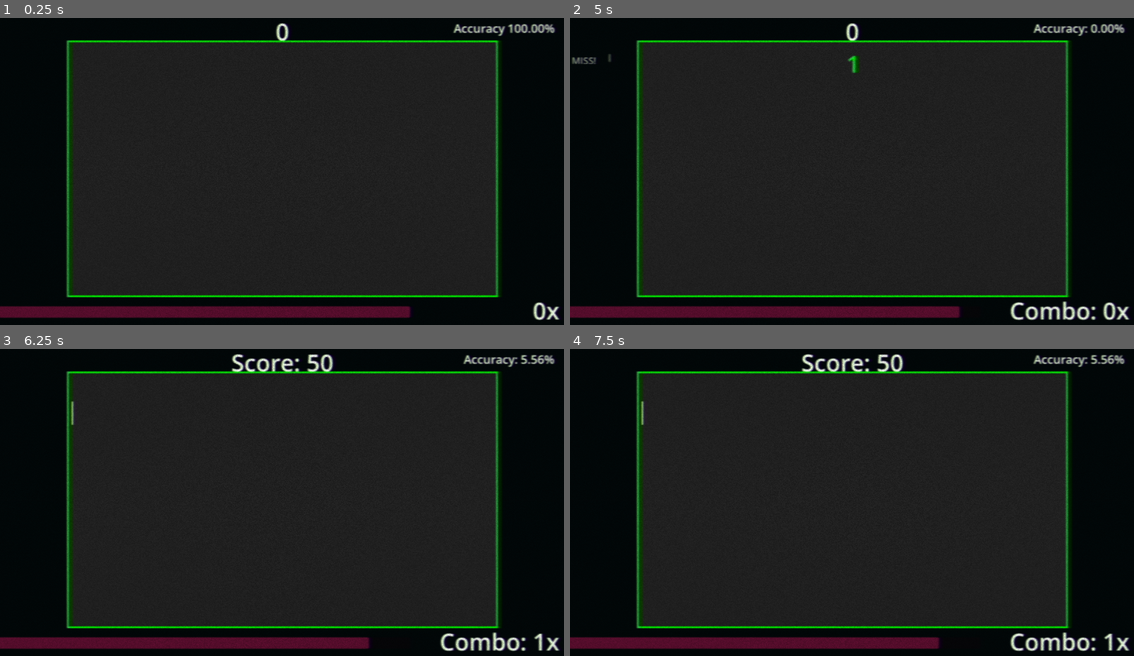
Above: before the commit, frames 1-4 (two rows, left to right).
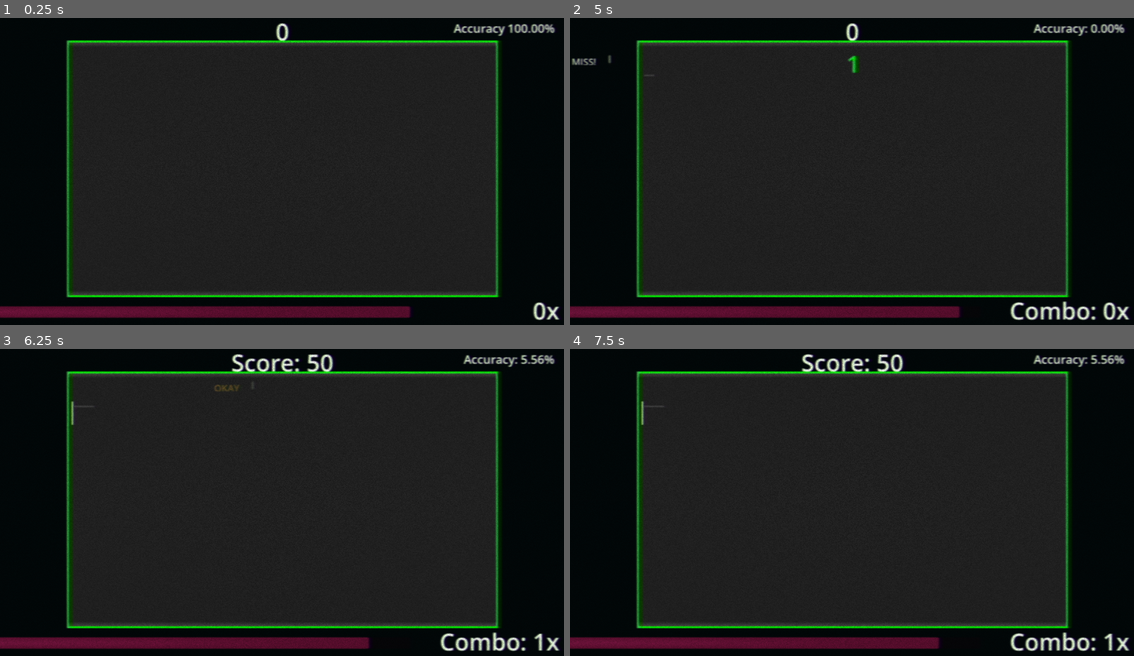
Above: after the commit, the same moments.

Repository: joeljanzen/Bitstreamer
Game: Godot game, scene res://Scenes/level.tscn
Same seed, same stepped clock (60 frames per second), same inputs: the game is played once before the commit and once after it.
Inputs:
- Up to frame 1 (0.25 s): no input
- Up to frame 2 (5 s): tap Enter (enter) at 0.5, 0.6, 1.55, 2, 2.3, 2.85, 3.5, 3.8, 4.55 s; tap Space at 1.25, 2.75 s; tap 0 (0 bit) at 1.35 s; tap 1 (1 bit) at 2.1 s; tap W (spawn 0 bit) at 3.6 s; tap Q (spawn 1 bit) at 4.35 s
- Up to frame 3 (6.25 s): tap E (spawn enter) at 5.1 s; tap Enter (enter) at 5.3, 5.85 s
- Up to frame 4 (7.5 s): tap Space at 6.5 s; tap 0 (0 bit) at 6.6 s; tap Enter (enter) at 6.8 s; tap 1 (1 bit) at 7.35 s

The runs differ from the first frame. In frame 1, 1.0% of the frame differs, in the area x 12-89%, y 7-91%; in frame 2, 1.1%, in the area x 0-89%, y 7-91%; in frame 3, 1.0%; in frame 4, 1.0%.

Commit message:
Colouring changes, and missed bits add text too

Diff:
--- a/Scenes/bit_click_effect.tscn
+++ b/Scenes/bit_click_effect.tscn
@@ -32,7 +32,7 @@
 
 [sub_resource type="Animation" id="Animation_ys6vb"]
 resource_name = "fade"
-length = 0.5
+length = 0.6
 tracks/0/type = "value"
 tracks/0/imported = false
 tracks/0/enabled = true
@@ -40,7 +40,7 @@
 tracks/0/interp = 1
 tracks/0/loop_wrap = true
 tracks/0/keys = {
-"times": PackedFloat32Array(0, 0.28),
+"times": PackedFloat32Array(0, 0.56666666),
 "transitions": PackedFloat32Array(1, 1),
 "update": 0,
 "values": [Color(1, 1, 1, 1), Color(1, 1, 1, 0)]
@@ -52,10 +52,10 @@
 tracks/1/interp = 1
 tracks/1/loop_wrap = true
 tracks/1/keys = {
-"times": PackedFloat32Array(0, 0.3),
+"times": PackedFloat32Array(0, 0.6),
 "transitions": PackedFloat32Array(1, 1),
 "update": 0,
-"values": [Vector2(-87.5, 0), Vector2(-87.5, -30)]
+"values": [Vector2(-87.5, 0), Vector2(-87.5, -40)]
 }
 
 [sub_resource type="AnimationLibrary" id="AnimationLibrary_avm3i"]
--- a/Scenes/level_ui.tscn
+++ b/Scenes/level_ui.tscn
@@ -2,6 +2,17 @@
 
 [ext_resource type="Script" uid="uid://d3chuwhhnot0" path="res://Scripts/UI/level_ui.gd" id="1_4mllq"]
 [ext_resource type="Theme" uid="uid://c7c1pti6lqmg4" path="res://Resources/Themes/bit_font.tres" id="1_gw16p"]
+
+[sub_resource type="Gradient" id="Gradient_bfqwx"]
+colors = PackedColorArray(1, 1, 1, 1, 0, 0, 0, 1)
+
+[sub_resource type="GradientTexture2D" id="GradientTexture2D_xdjqv"]
+gradient = SubResource("Gradient_bfqwx")
+width = 2000
+height = 40
+fill = 1
+fill_from = Vector2(0, 0.5)
+fill_to = Vector2(0.5, 0.5)
 
 [node name="LevelUI" type="Control" unique_id=1794658101]
 layout_mode = 3
@@ -60,7 +71,7 @@
 horizontal_alignment = 2
 
 [node name="ProgramHealth" type="ProgressBar" parent="CanvasLayer" unique_id=1030218865]
-modulate = Color(0.8586971, 0.13531822, 0.42327917, 1)
+modulate = Color(0.85882354, 0.13725491, 0.42352942, 1)
 anchors_preset = 2
 anchor_top = 1.0
 anchor_bottom = 1.0
@@ -74,3 +85,10 @@
 value = 100.0
 rounded = true
 show_percentage = false
+
+[node name="Barlight2" type="PointLight2D" parent="CanvasLayer/ProgramHealth" unique_id=122787077]
+position = Vector2(1000, 20)
+color = Color(0.9855049, 0.16399086, 0.37631115, 1)
+energy = 5.0
+texture = SubResource("GradientTexture2D_xdjqv")
+height = 1.0
--- a/Scenes/play_area.tscn
+++ b/Scenes/play_area.tscn
@@ -69,7 +69,7 @@
 [sub_resource type="GradientTexture2D" id="GradientTexture2D_27jp8"]
 gradient = SubResource("Gradient_bfqwx")
 width = 1458
-height = 32
+height = 18
 fill_from = Vector2(0.5, 0)
 fill_to = Vector2(0.5, 1)
 
@@ -121,19 +121,17 @@
 autoplay = "flicker"
 
 [node name="Barlight1" type="PointLight2D" parent="." unique_id=93168830]
-visible = false
-position = Vector2(720, 18)
+position = Vector2(732, 14)
 rotation = 3.1415927
-color = Color(0.15322182, 0.90051466, 0.86826086, 1)
-energy = 2.0
+color = Color(0.654902, 0.654902, 0.654902, 1)
+energy = 1.5
 texture = SubResource("GradientTexture2D_27jp8")
 height = 1.0
 
 [node name="Barlight2" type="PointLight2D" parent="." unique_id=722976186]
-visible = false
-position = Vector2(720, 846)
-color = Color(0.15294118, 0.9019608, 0.8666667, 1)
-energy = 2.0
+position = Vector2(733, 861)
+color = Color(0.654232, 0.6542321, 0.65423197, 1)
+energy = 1.5
 texture = SubResource("GradientTexture2D_27jp8")
 height = 1.0
 
--- a/Scripts/Gameplay/play_area.gd
+++ b/Scripts/Gameplay/play_area.gd
@@ -29,9 +29,12 @@
 
 # Aesthetic variables.
 ## The colour displayed for correctly entered bits.
-var entered_bit_color := "#12360a"
+## Change to ffffff for a cool glow, but less visibility.
+var entered_bit_color := "#454545"
 ## The colour displayed for incorrectly entered bits.
-var incorrect_bit_color := "#330707"
+var incorrect_bit_color := "#2E0606"
+## The colour displayed for incorrectly entered bits.
+var missed_bit_color := "#454545"
 
 
 ## Connect to the missed (a bit) gameplay signal and set default bit colour.
@@ -108,9 +111,11 @@
 
 		match missed.get_value():
 			Bit.Type.ZERO:
-				_miss_zero_one()
+				if _click_quality == PerformanceCalculator.ClickQuality.MISS:
+					_miss_zero_one()
 			Bit.Type.ONE:
-				_miss_zero_one()
+				if _click_quality == PerformanceCalculator.ClickQuality.MISS:
+					_miss_zero_one()
 			Bit.Type.ENTER:
 				_miss_enter()
 
@@ -128,9 +133,8 @@
 
 
 ## The animations and sounds that trigger when missing a zero or one bit.
-## WARNING: this will also trigger if there is an incorrect bit click.
 func _miss_zero_one():
-	pass
+	_bit_label.text += "[color=%s]_[/color]" % missed_bit_color
 
 
 ## The animations and sounds that trigger when entirely missing an enter bit.
